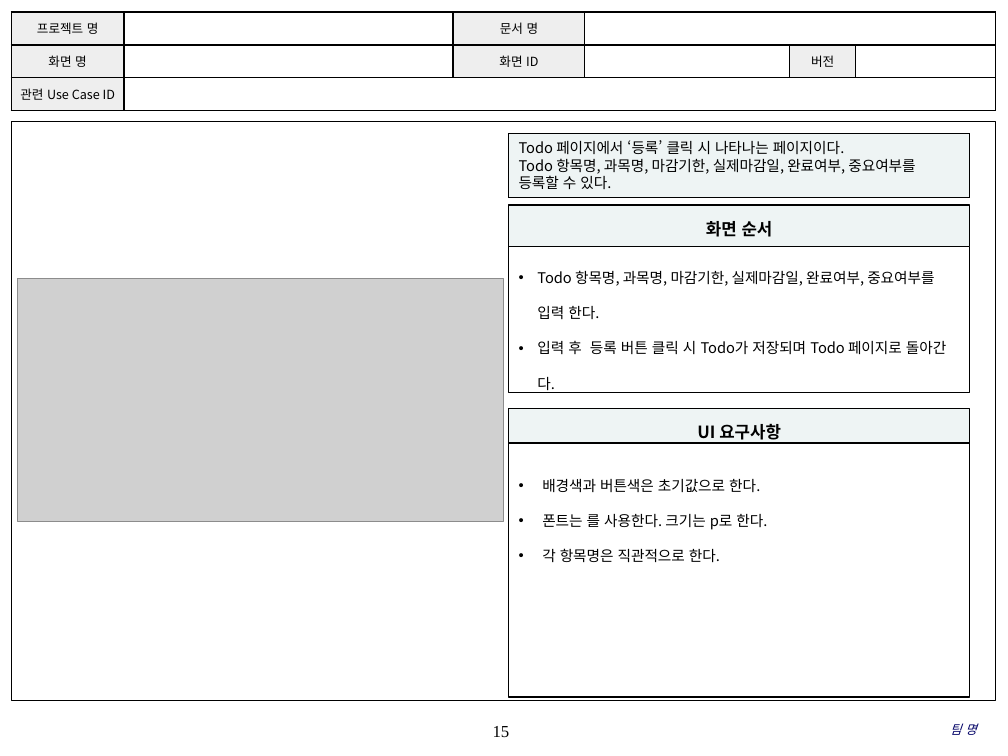
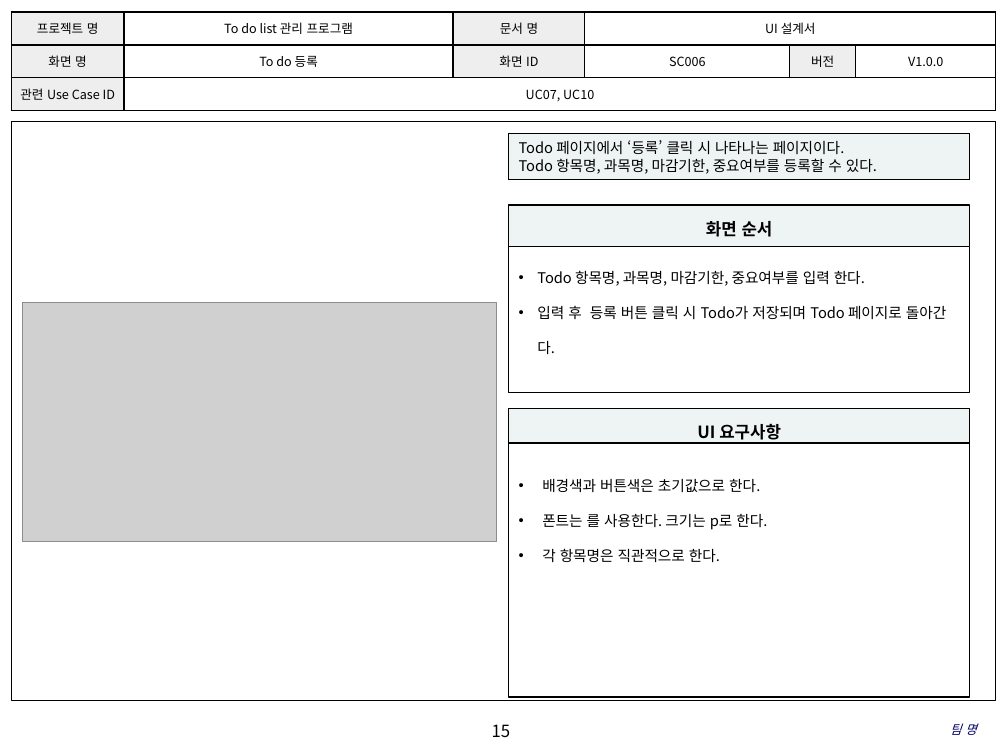
Before and after one commit to SE-admin/7, a slide deck: slide 15 of doc/3_ 설계서/UI Design Template.pptx. Drawn at 1008x756 pixels with LibreOffice and Linux fonts; fonts in the diff are those of the drawing; grey boxes stand for pictures; background and template pictures are left out. Boxes give left, top, right and bottom in pixels: in the first picture for what was removed or moved away, otherwise in the second. Text is boxed around its words. In the diff, an @@ line names an element or a change of style, - is before the commit and + after.

Commit message:
UI Design Template|doc|UI디자인오타수정

```diff
--- a/doc/3_ 설계서/UI Design Template.pptx
+++ b/doc/3_ 설계서/UI Design Template.pptx
@@ table at (11,12,995,111) @@
-row 1, column 2: 
+row 1, column 2: To do list 관리 프로그램
-row 1, column 4: 
+row 1, column 4: UI 설계서
-row 2: 화면 명 |  | 화면 ID |  | 버전 | 
+row 2: 화면 명 | To do 등록 | 화면 ID | SC006 | 버전 | V1.0.0
-row 3, column 2: 
+row 3, column 2: UC07, UC10
@@ rectangle "Todo 페이지에서 ‘등록’ 클릭 시 ...": place and size @@
-rectangle "Todo 페이지에서 ‘등록’ 클릭 시 ..." at (509,134,971,198)
+rectangle "Todo 페이지에서 ‘등록’ 클릭 시 ..." at (509,134,971,179)
@@ text in rectangle at (519,158,877,174): text changed @@
-Todo 항목명, 과목명, 마감기한, 실제마감일, 완료여부, 중요여부를 등록할 수 있다.
+Todo 항목명, 과목명, 마감기한, 중요여부를 등록할 수 있다.
@@ text at (537,270,865,286): text changed @@
-• Todo 항목명, 과목명, 마감기한, 실제마감일, 완료여부, 중요여부를 입력 한다.
+• Todo 항목명, 과목명, 마감기한, 중요여부를 입력 한다.
@@ picture: place and size @@
-picture at (17,278,503,521)
+picture at (23,302,497,542)
@@ page number at (492,724,511,737): font Times New Roman to Noto Sans CJK KR @@
```
Also in this commit, not shown: 17 other slides changed.
